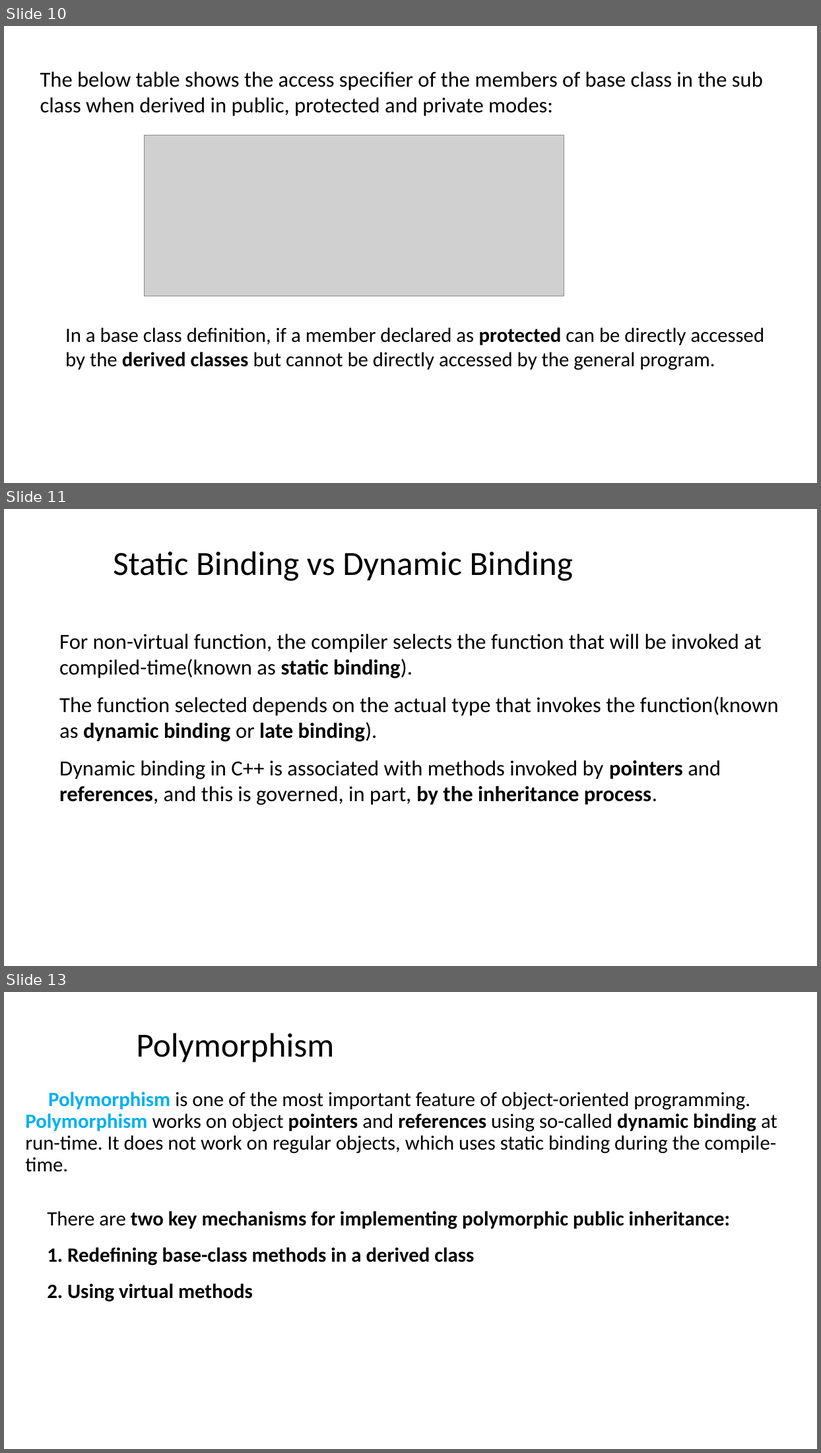
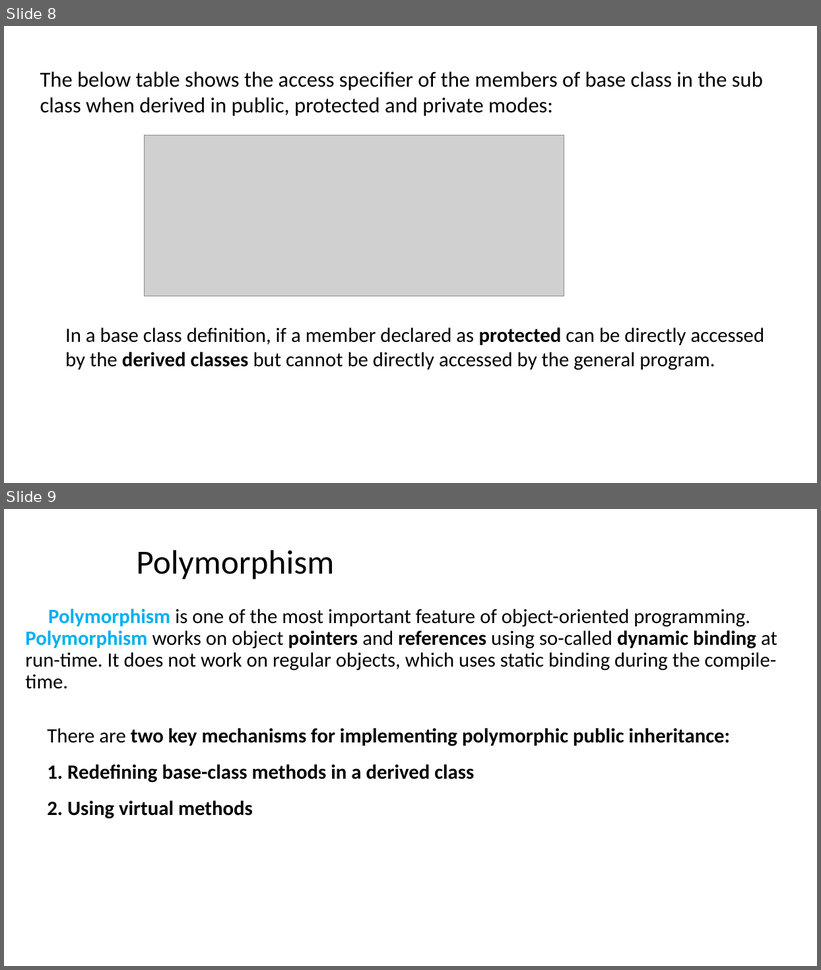
Before and after one commit to ShiqiYu/CPP, a slide deck: week12/Lab12.pptx. Shown one above the other, each under a label of ours: slides 10, 11 and 13 before the commit, slides 8 and 9 after it; the slides between them are not shown. The pictures are 821x1453 and 821x970 pixels, drawn with LibreOffice and Linux fonts; fonts in the diff are those of the drawing; grey boxes stand for pictures; background and template pictures are left out. Boxes give left, top, right and bottom in pixels: in the first picture for what was removed or moved away, otherwise in the second. Text is boxed around its words. In the diff, an @@ line names an element or a change of style, - is before the commit and + after.

```diff
--- a/week12/Lab12.pptx
+++ b/week12/Lab12.pptx
@@ slide 11 removed at [4,509,817,966], background #FFFFFF @@
@@ title removed at [113,551,573,581] @@
-Static Binding vs Dynamic Binding
@@ text removed at [59,634,779,805] @@
-  For non-virtual function, the compiler selects the function that will be invoked at compiled-time(known as static binding).
-  The function selected depends on the actual type that invokes the function(known as dynamic binding or late binding).
-  Dynamic binding in C++ is associated with methods invoked by pointers and references, and this is governed, in part, by the inheritance process.
@@ what was slide 10 is now slide 8 @@
@@ what was slide 13 is now slide 9 @@
```
Also in this commit, not shown: 7 slides changed, 3 slides added, 5 other slides removed.
